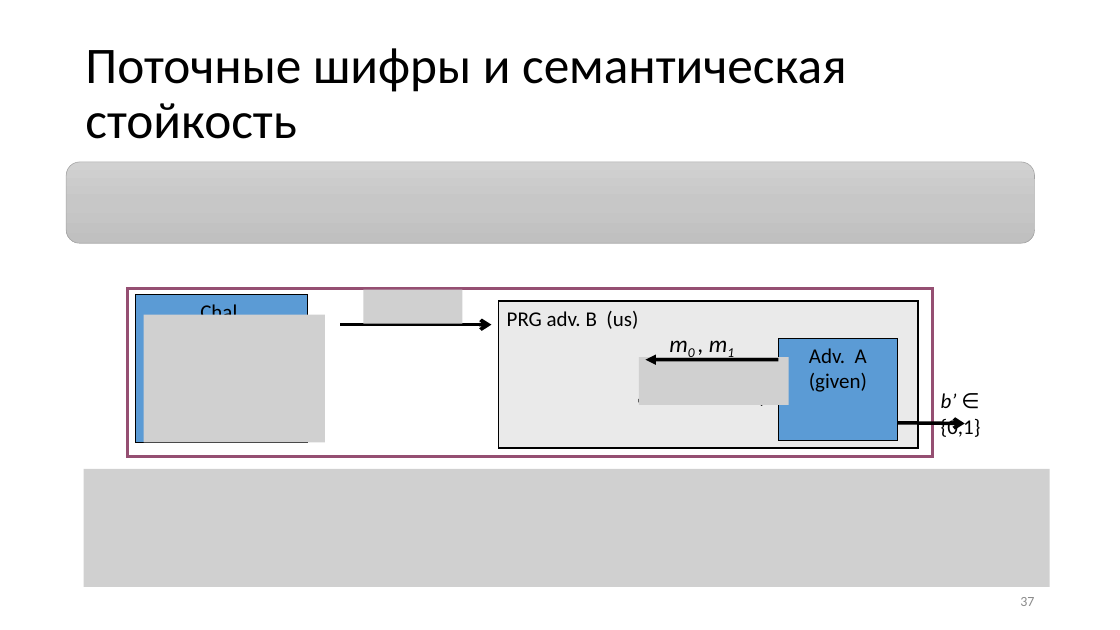
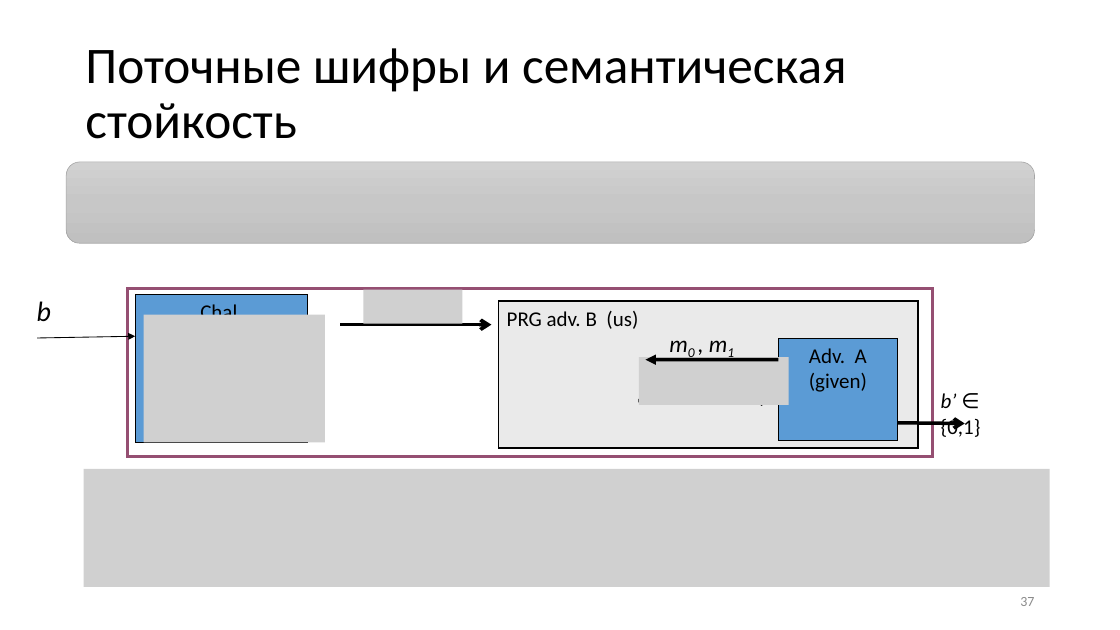
Before and after one commit to CryptoCourse/CryptoLectures, a slide deck: slide 37 of Lectures/Lecture2.pptx. Drawn at 1120x630 pixels with LibreOffice and Linux fonts; fonts in the diff are those of the drawing; grey boxes stand for pictures. Boxes give left, top, right and bottom in pixels: in the first picture for what was removed or moved away, otherwise in the second. Text is boxed around its words. In the diff, an @@ line names an element or a change of style, - is before the commit and + after.

```diff
--- a/Lectures/Lecture2.pptx
+++ b/Lectures/Lecture2.pptx
@@ text added at (x1=37, y1=301, x2=51, y2=322), 24 pt, text #000000, italic @@
+b
@@ arrow added from (37, 338) to (135, 336), #000000 0.75 pt @@
```
Also in this commit, not shown: 3 other slides changed, 1 slide added, 1 other file.
